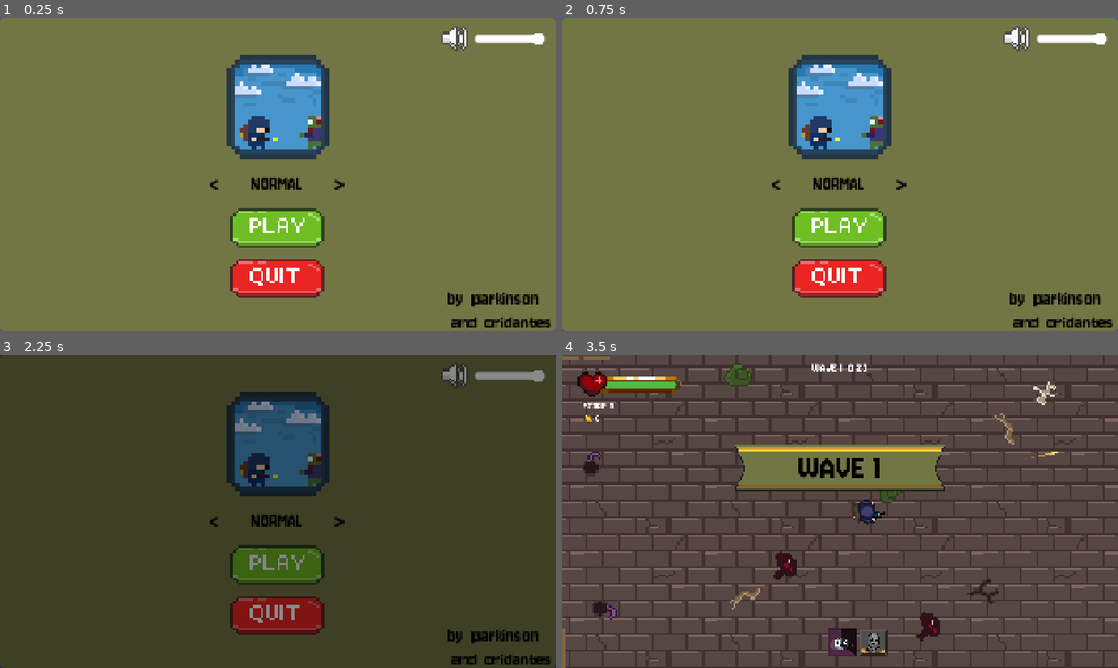
Above: before the commit, frames 1-4 (two rows, left to right).
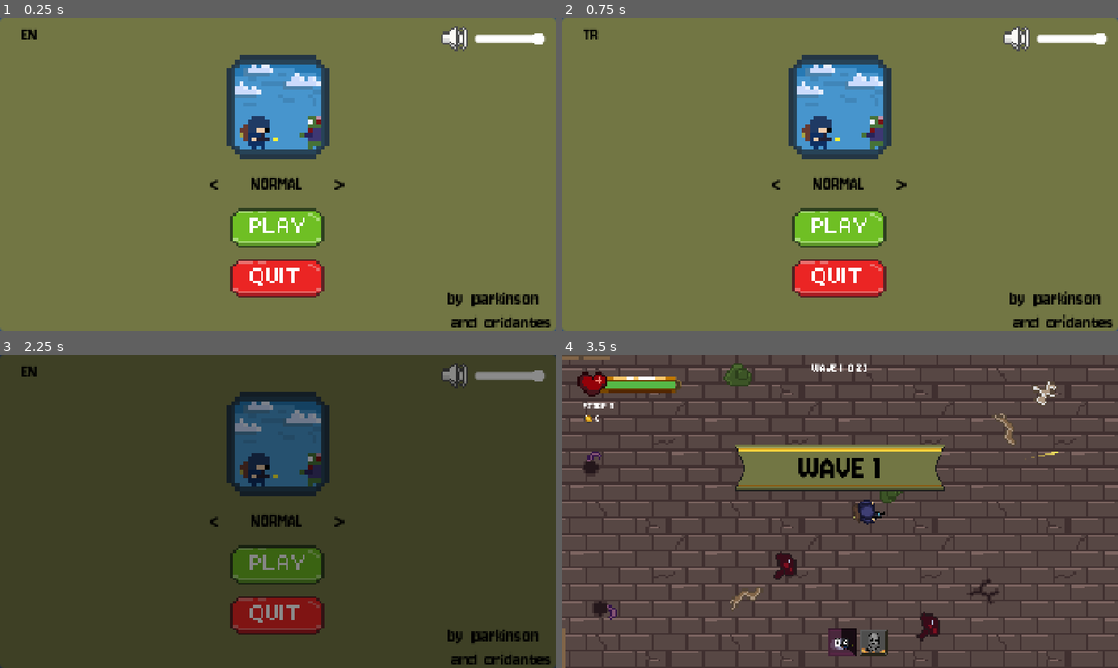
Above: after the commit, the same moments.

Repository: parkinsoonn/Freak_Survivor
Game: Godot game, scene res://scenes/main_menu.tscn
Two runs of this game, one before a commit and one after it. Both use one fixed random seed, a clock stepped at 60 frames per second and the inputs below.
Inputs (mouse positions are in pixels of both pictures, inside the frame that each line leads up to):
- Up to frame 1 (0.25 s): no input
- Up to frame 2 (0.75 s): click (589, 33) at 0.5 s, where only the run after the commit has a clickable "EN"
- Up to frame 3 (2.25 s): click (27, 370) at 1.25 s, where only the run after the commit has a clickable "TR"; click (278, 564) at 2 s
- Up to frame 4 (3.5 s): move the mouse to (962, 495) at 2.77 s; hold D (move_right) from 2.78 s (still down); tap Shift (dash) at 2.85 s; click (962, 495) at 2.92 s

The runs differ from the first frame. In frame 1, less than 0.1% of the frame differs, in the area x 3-7%, y 3-7%; in frame 2, less than 0.1%; in frame 3, less than 0.1%; in frame 4, nothing differs.

Commit message:
Add TR/EN language option to the main menu

Diff:
--- /dev/null
+++ b/assets/translations/strings.csv
@@ -0,0 +1,38 @@
+keys,tr,en
+SKOR: %d,SKOR: %d,SCORE: %d
+MARKET,MARKET,SHOP
+SONRAKİ WAVE,SONRAKİ WAVE,NEXT WAVE
+KOLAY,KOLAY,EASY
+NORMAL,NORMAL,NORMAL
+ZOR,ZOR,HARD
+Sv %d/%d,Sv %d/%d,Lv %d/%d
+Sv %d,Sv %d,Lv %d
+Önce %s al,Önce %s al,Unlock %s first
+Karakter,Karakter,Character
+Tabanca,Tabanca,Pistol
+Işın Kılıcı,Işın Kılıcı,Lightsaber
+Hareket Hızı,Hareket Hızı,Move Speed
+Hareket hızı +0.5,Hareket hızı +0.5,Move speed +0.5
+Max Can,Max Can,Max Health
++1 can kapasitesi,+1 can kapasitesi,+1 max health
+Toplama Alanı,Toplama Alanı,Pickup Range
+Altın çekme yarıçapı +0.75,Altın çekme yarıçapı +0.75,Gold pickup radius +0.75
+Can Doldur,Can Doldur,Heal
+2 can doldurur,2 can doldurur,Restores 2 health
+Dash,Dash,Dash
+Dash bekleme süresi -0.15 sn,Dash bekleme süresi -0.15 sn,Dash cooldown -0.15 s
+Atış Hızı,Atış Hızı,Fire Rate
+Atışlar arası süre -0.02 sn,Atışlar arası süre -0.02 sn,Shot delay -0.02 s
+Mermi Adedi,Mermi Adedi,Bullet Count
+Her atışta +1 mermi,Her atışta +1 mermi,+1 bullet per shot
+Mermi Hızı,Mermi Hızı,Bullet Speed
+Mermi hızı +4,Mermi hızı +4,Bullet speed +4
+Mermi Boyutu,Mermi Boyutu,Bullet Size
+Mermi boyutu +%25,Mermi boyutu +%25,Bullet size +25%
+"Kılıcı açar, sonra +1 kılıç","Kılıcı açar, sonra +1 kılıç","Unlocks it, then +1 saber"
+Dönüş Hızı,Dönüş Hızı,Spin Speed
+Dönüş hızı +40°/sn,Dönüş hızı +40°/sn,Spin speed +40°/s
+Kılıç Boyutu,Kılıç Boyutu,Saber Size
+Kılıç boyutu +%20,Kılıç boyutu +%20,Saber size +20%
+Yörünge,Yörünge,Orbit
+Dönüş yarıçapı +0.3,Dönüş yarıçapı +0.3,Orbit radius +0.3
--- a/project.godot
+++ b/project.godot
@@ -33,6 +33,10 @@
 
 theme/custom_font="res://assets/fonts/Jersey10-Regular.ttf"
 
+[internationalization]
+
+locale/translations=PackedStringArray("res://assets/translations/strings.en.translation", "res://assets/translations/strings.tr.translation")
+
 [physics]
 common/physics_interpolation=true
 2d/default_gravity=0.0
--- a/scenes/main_menu.tscn
+++ b/scenes/main_menu.tscn
@@ -74,11 +74,12 @@
 
 [node name="MainMenu" type="Node" unique_id=605167557]
 
-[node name="MenuManager" type="Node" parent="." unique_id=1885633020 node_paths=PackedStringArray("volume_slider", "music", "difficulty_text")]
+[node name="MenuManager" type="Node" parent="." unique_id=1885633020 node_paths=PackedStringArray("volume_slider", "music", "difficulty_text", "language_text")]
 script = ExtResource("s_menu")
 volume_slider = NodePath("../UI/Canvas/VolumeSlider")
 music = NodePath("../MenuBGM")
 difficulty_text = NodePath("../UI/Canvas/DifficultySelector/Label")
+language_text = NodePath("../UI/Canvas/LanguageButton")
 
 [node name="MenuBGM" type="AudioStreamPlayer" parent="." unique_id=2008875310]
 stream = ExtResource("a_music")
@@ -202,6 +203,24 @@
 texture_normal = ExtResource("t_speaker")
 ignore_texture_size = true
 stretch_mode = 0
+script = ExtResource("s_tint")
+
+[node name="LanguageButton" type="Button" parent="UI/Canvas"]
+layout_mode = 0
+offset_left = -388.0
+offset_top = -219.0
+offset_right = -328.0
+offset_bottom = -183.0
+theme_override_colors/font_color = Color(0, 0, 0, 1)
+theme_override_colors/font_pressed_color = Color(0, 0, 0, 1)
+theme_override_colors/font_hover_color = Color(0, 0, 0, 1)
+theme_override_font_sizes/font_size = 28
+theme_override_styles/normal = SubResource("no_focus")
+theme_override_styles/pressed = SubResource("no_focus")
+theme_override_styles/hover = SubResource("no_focus")
+theme_override_styles/focus = SubResource("no_focus")
+auto_translate_mode = 2
+text = "TR"
 script = ExtResource("s_tint")
 
 [node name="VolumeSlider" type="HSlider" parent="UI/Canvas" unique_id=459086305]
@@ -234,3 +253,4 @@
 [connection signal="pressed" from="UI/Canvas/PlayButton" to="MenuManager" method="play_game"]
 [connection signal="pressed" from="UI/Canvas/QuitButton" to="MenuManager" method="quit_game"]
 [connection signal="pressed" from="UI/Canvas/SpeakerButton" to="MenuManager" method="toggle_mute"]
+[connection signal="pressed" from="UI/Canvas/LanguageButton" to="MenuManager" method="toggle_language"]
--- a/scripts/game_manager.gd
+++ b/scripts/game_manager.gd
@@ -118,7 +118,7 @@
 
 func _update_score_text() -> void:
 	if score_text:
-		score_text.text = "SCORE: " + str(score)
+		score_text.text = tr("SKOR: %d") % score
 
 
 func add_gold(amount: int) -> void:
--- a/scripts/main_menu_controller.gd
+++ b/scripts/main_menu_controller.gd
@@ -7,6 +7,9 @@
 
 @export_group("Zorluk")
 @export var difficulty_text: Label
+
+@export_group("Dil")
+@export var language_text: Button
 
 var _is_muted := false
 var _last_volume := 1.0
@@ -26,6 +29,20 @@
 	else: _last_volume = saved_volume
 
 	_update_difficulty_text()
+	_update_language_text()
+
+
+# TR ↔ EN; seçim kaydedilir, oyundaki yazılar bu dille kurulur
+func toggle_language() -> void:
+	var languages := Settings.LANGUAGES
+	Settings.language = languages[(languages.find(Settings.language) + 1) % languages.size()]
+	_update_language_text()
+	_update_difficulty_text()
+
+
+func _update_language_text() -> void:
+	if language_text:
+		language_text.text = Settings.language.to_upper()
 
 
 func next_difficulty() -> void:
--- a/scripts/settings.gd
+++ b/scripts/settings.gd
@@ -20,30 +20,45 @@
 		AudioServer.set_bus_volume_db(0, linear_to_db(value))
 		_save()
 
+const LANGUAGES := ["tr", "en"]
+
+# Çeviriler assets/translations/strings.csv'de; anahtar Türkçe metnin kendisi
+var language := "tr":
+	set(value):
+		language = value
+		TranslationServer.set_locale(value)
+		_save()
+
 
 func _ready() -> void:
 	_add_inputs()
 
+	# İlk açılışta sistem dili Türkçe değilse İngilizce
+	var default_language := "tr" if OS.get_locale_language() == "tr" else "en"
 	var config := ConfigFile.new()
 	if config.load(SAVE_PATH) == OK:
 		difficulty = clampi(config.get_value("game", "difficulty", Difficulty.NORMAL), 0, 2) as Difficulty
 		volume = config.get_value("game", "volume", 1.0)
+		var saved: String = config.get_value("game", "language", default_language)
+		language = saved if saved in LANGUAGES else default_language
 	else:
 		volume = 1.0
+		language = default_language
 
 
 func _save() -> void:
 	var config := ConfigFile.new()
 	config.set_value("game", "difficulty", difficulty)
 	config.set_value("game", "volume", volume)
+	config.set_value("game", "language", language)
 	config.save(SAVE_PATH)
 
 
 func display_name(value: Difficulty) -> String:
 	match value:
-		Difficulty.EASY: return "KOLAY"
-		Difficulty.HARD: return "ZOR"
-		_: return "NORMAL"
+		Difficulty.EASY: return tr("KOLAY")
+		Difficulty.HARD: return tr("ZOR")
+		_: return tr("NORMAL")
 
 
 # 1. wave'deki düşman hızı; her wave'de speed_growth_per_wave kadar artar (max_speed_bonus'a kadar)
--- a/scripts/shop_panel.gd
+++ b/scripts/shop_panel.gd
@@ -51,7 +51,7 @@
 		var header := HBoxContainer.new()
 		header.alignment = BoxContainer.ALIGNMENT_CENTER
 		header.add_child(_icon(category.icon, 56))
-		header.add_child(_label(category.name, 48))
+		header.add_child(_label(tr(category.name), 48))
 		column.add_child(header)
 
 		for upgrade in Upgrades.LIST:
@@ -115,10 +115,10 @@
 		var maxed := _upgrades.is_max(upgrade)
 		var buyable := _upgrades.can_buy(upgrade, _game_manager.gold)
 
-		card.level.text = ("Sv %d/%d" % [level, upgrade.max_level]) if upgrade.max_level > 0 else ("Sv %d" % level)
+		card.level.text = (tr("Sv %d/%d") % [level, upgrade.max_level]) if upgrade.max_level > 0 else (tr("Sv %d") % level)
 		card.price.text = "MAX" if maxed else str(_upgrades.cost(upgrade))
 		card.coin.visible = not maxed
-		card.desc.text = ("Önce %s al" % _name_of(upgrade.requires)) if _upgrades.is_locked(upgrade) else upgrade.desc
+		card.desc.text = (tr("Önce %s al") % tr(_name_of(upgrade.requires))) if _upgrades.is_locked(upgrade) else tr(upgrade.desc)
 		card.button.disabled = not buyable
 		card.button.add_theme_stylebox_override("disabled", _style_max if maxed else _style_disabled)
 		card.content.modulate.a = 1.0 if buyable or maxed else 0.45
@@ -148,7 +148,7 @@
 	content.add_child(info)
 
 	var top := HBoxContainer.new()
-	var title := _label(upgrade.name, 40)
+	var title := _label(tr(upgrade.name), 40)
 	title.size_flags_horizontal = Control.SIZE_EXPAND_FILL
 	top.add_child(title)
 	var level := _label("", 32)
--- a/tests/test_upgrades.gd
+++ b/tests/test_upgrades.gd
@@ -49,6 +49,14 @@
 		assert(game.get_node(upgrade.target).has_method(upgrade.method), upgrade.id)
 	game.free()
 
+	# Marketteki her yazının İngilizce çevirisi var
+	var english := TranslationServer.get_translation_object("en")
+	var texts: Array = Upgrades.CATEGORIES.map(func(c): return c.name)
+	for upgrade in Upgrades.LIST:
+		texts.append_array([upgrade.name, upgrade.desc])
+	for text in texts:
+		assert(english.get_message(text) != &"", text)
+
 	print("test_upgrades: OK")
 	quit()
 
Not shown, added: assets/translations/strings.csv.import
Binary file added: assets/translations/strings.en.translation
Binary file added: assets/translations/strings.tr.translation
